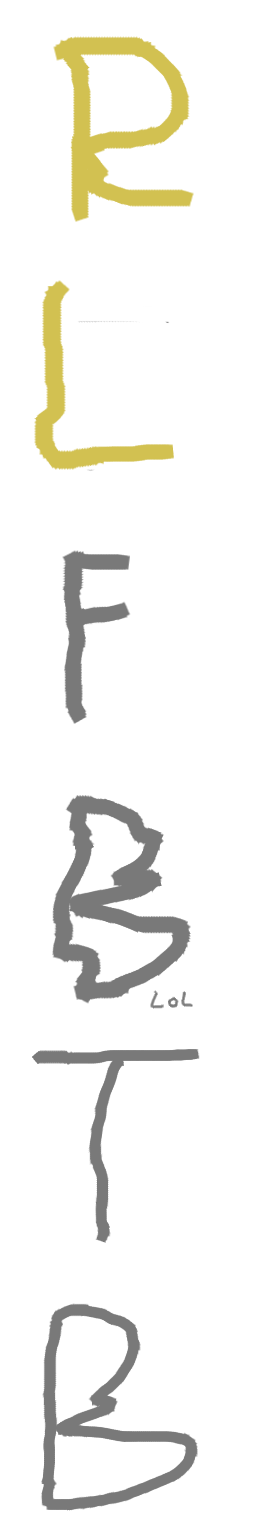
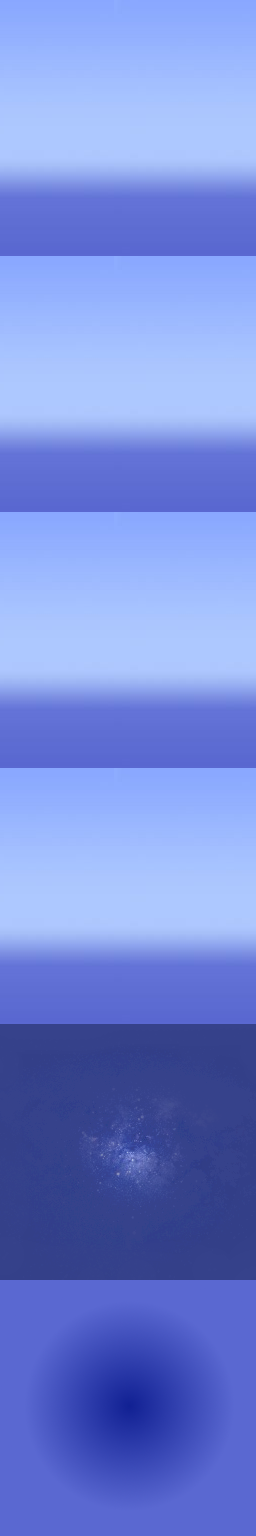
Layer changes from the first 256 x 1536 image to the second:
painted on "Bottom" over (x1=0, y1=1280, x2=256, y2=1536)
painted on "Top" over (x1=0, y1=1024, x2=256, y2=1280)
painted on "Back" over (x1=0, y1=768, x2=256, y2=1024)
painted on "Front" over (x1=0, y1=512, x2=256, y2=768)
painted on "Left" over (x1=0, y1=256, x2=256, y2=512)
painted on "Right" over (x1=0, y1=0, x2=256, y2=256)
